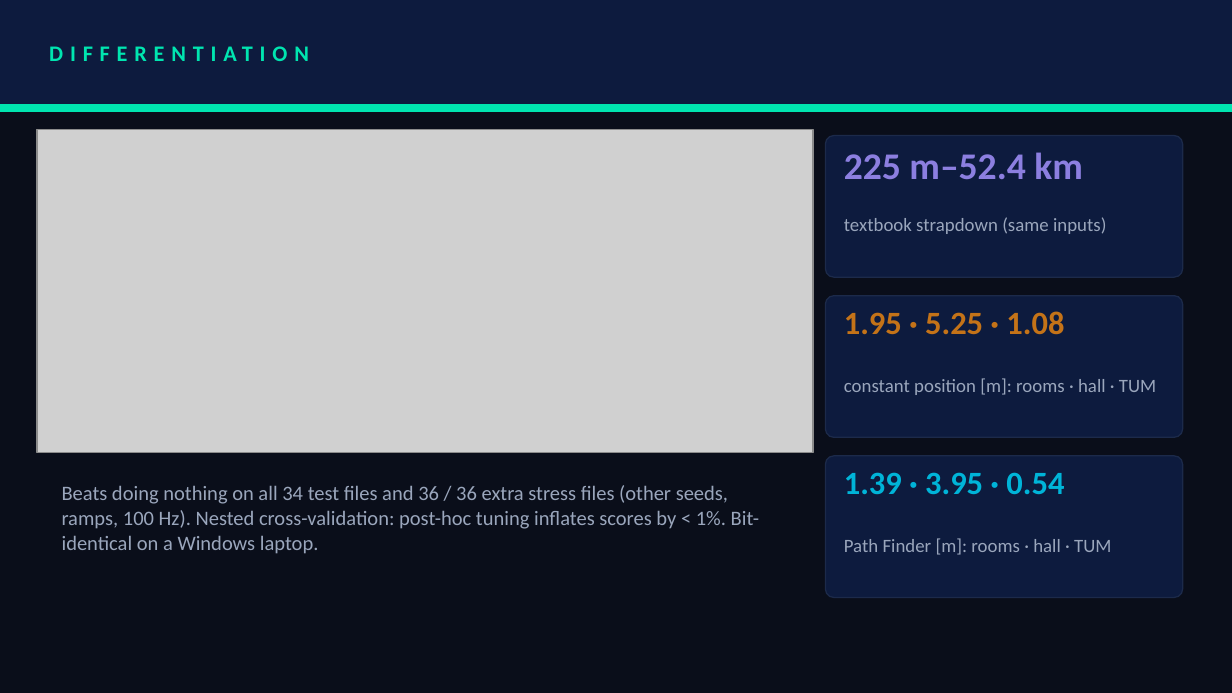
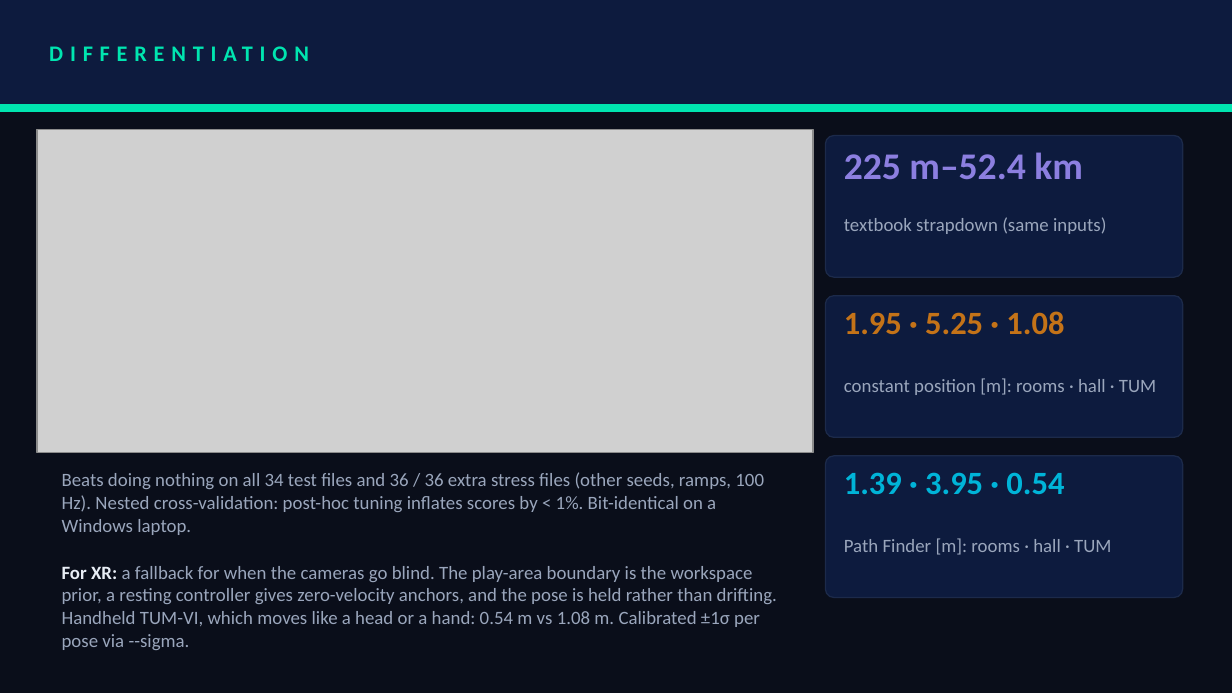
Before and after one commit to RaktimChandra/pathfinder, a slide deck: slide 6 of deck/SRMIST_vortexxx.pptx. Drawn at 1232x693 pixels with LibreOffice and Linux fonts; fonts in the diff are those of the drawing; grey boxes stand for pictures. Boxes give left, top, right and bottom in pixels: in the first picture for what was removed or moved away, otherwise in the second. Text is boxed around its words. In the diff, an @@ line names an element or a change of style, - is before the commit and + after.

```diff
--- a/deck/SRMIST_vortexxx.pptx
+++ b/deck/SRMIST_vortexxx.pptx
@@ text "Beats doing nothing on all ...": place and size @@
-text "Beats doing nothing on all ..." at (62, 485, 759, 554)
+text "Beats doing nothing on all ..." at (62, 472, 764, 535)
@@ text "Beats doing nothing on all ..." at (62, 472, 764, 535): size 12 to 11 pt @@
@@ text added at (62, 566, 777, 650), 11 pt, text #9AA6BC @@
+For XR: a fallback for when the cameras go blind. The play-area boundary is the workspace prior, a resting controller gives zero-velocity anchors, and the pose is held rather than drifting. Handheld TUM-VI, which moves like a head or a hand: 0.54 m vs 1.08 m. Calibrated ±1σ per pose via --sigma.
```
Also in this commit, not shown: 1 other slide changed, 17 other files.
